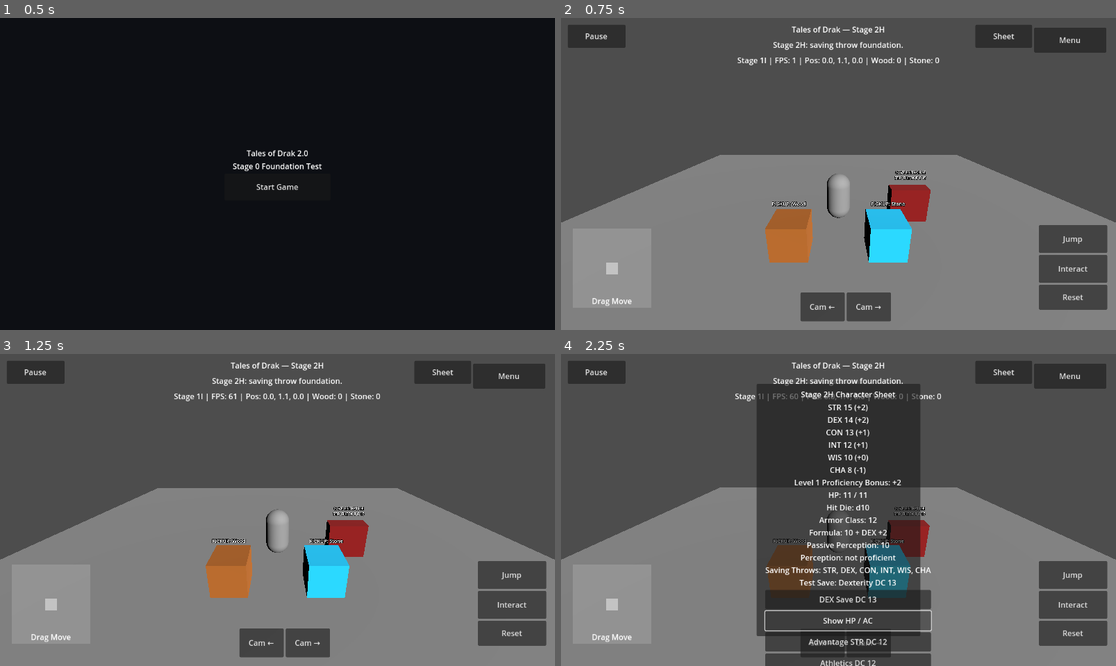
Above: before the commit, frames 1-4 (two rows, left to right).
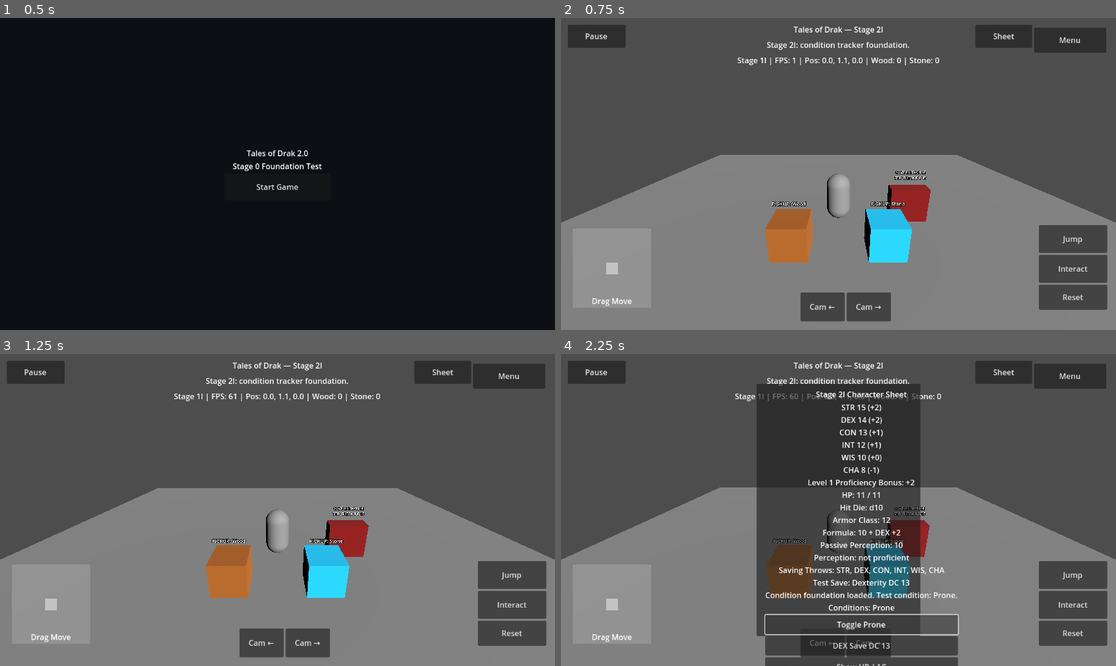
Above: after the commit, the same moments.

Repository: tristanvickery20/Tales-of-Drak-2.0
Game: Godot game, scene res://scenes/main_menu/main_menu.tscn
Two runs of this game, one before a commit and one after it. Both use one fixed random seed, a clock stepped at 60 frames per second and the inputs below.
Inputs (mouse positions are in pixels of both pictures, inside the frame that each line leads up to):
- Up to frame 1 (0.5 s): no input
- Up to frame 2 (0.75 s): click "Start Game" at 0.5 s
- Up to frame 3 (1.25 s): no input
- Up to frame 4 (2.25 s): click "Sheet" at 1.25 s; click (860, 625) at 2 s, where only the run after the commit has a clickable "Toggle Prone"

Frame 1 is identical in both runs. In frame 2, 0.5% of the frame differs, in the area x 37-63%, y 2-11%; in frame 3, 0.5%; in frame 4, 6.6%, in the area x 36-72%, y 2-100%.

Commit message:
Add Stage 2I prone condition sheet test

Diff:
--- a/drak/ui/drak_character_sheet_overlay.gd
+++ b/drak/ui/drak_character_sheet_overlay.gd
@@ -7,9 +7,10 @@
 const HIT_POINTS_SCRIPT := preload("res://drak/rules/drak_hit_points.gd")
 const ARMOR_CLASS_SCRIPT := preload("res://drak/rules/drak_armor_class.gd")
 const SAVING_THROWS_SCRIPT := preload("res://drak/rules/drak_saving_throws.gd")
-
-const CURRENT_STAGE_TITLE := "Tales of Drak — Stage 2H"
-const CURRENT_STAGE_STATUS := "Stage 2H: saving throw foundation."
+const CONDITION_TRACKER_SCRIPT := preload("res://drak/rules/drak_condition_tracker.gd")
+
+const CURRENT_STAGE_TITLE := "Tales of Drak — Stage 2I"
+const CURRENT_STAGE_STATUS := "Stage 2I: condition tracker foundation."
 
 var _ability_scores: DrakAbilityScores = ABILITY_SCORES_SCRIPT.new()
 var _dice_roller: DrakDiceRoller = DICE_ROLLER_SCRIPT.new()
@@ -18,6 +19,7 @@
 var _hit_points: DrakHitPoints = HIT_POINTS_SCRIPT.new()
 var _armor_class: DrakArmorClass = ARMOR_CLASS_SCRIPT.new()
 var _saving_throws: DrakSavingThrows = SAVING_THROWS_SCRIPT.new()
+var _condition_tracker: DrakConditionTracker = CONDITION_TRACKER_SCRIPT.new()
 var _root: Control
 var _sheet_button: Button
 var _sheet_panel: Panel
@@ -80,7 +82,7 @@
 
 	var title := Label.new()
 	title.name = "CharacterSheetTitle"
-	title.text = "Stage 2H Character Sheet"
+	title.text = "Stage 2I Character Sheet"
 	title.horizontal_alignment = HORIZONTAL_ALIGNMENT_CENTER
 	title.mouse_filter = Control.MOUSE_FILTER_IGNORE
 	box.add_child(title)
@@ -91,6 +93,14 @@
 	_sheet_text.horizontal_alignment = HORIZONTAL_ALIGNMENT_CENTER
 	_sheet_text.mouse_filter = Control.MOUSE_FILTER_IGNORE
 	box.add_child(_sheet_text)
+
+	var prone_button := Button.new()
+	prone_button.name = "ToggleProneButton"
+	prone_button.text = "Toggle Prone"
+	prone_button.custom_minimum_size = Vector2(270, 40)
+	prone_button.mouse_filter = Control.MOUSE_FILTER_STOP
+	prone_button.pressed.connect(_toggle_prone)
+	box.add_child(prone_button)
 
 	var save_button := Button.new()
 	save_button.name = "RollDexteritySaveButton"
@@ -108,14 +118,6 @@
 	hp_ac_button.pressed.connect(_show_hp_ac)
 	box.add_child(hp_ac_button)
 
-	var advantage_button := Button.new()
-	advantage_button.name = "RollAdvantageStrengthCheckButton"
-	advantage_button.text = "Advantage STR DC 12"
-	advantage_button.custom_minimum_size = Vector2(270, 40)
-	advantage_button.mouse_filter = Control.MOUSE_FILTER_STOP
-	advantage_button.pressed.connect(_roll_advantage_strength_check)
-	box.add_child(advantage_button)
-
 	var athletics_button := Button.new()
 	athletics_button.name = "RollAthleticsCheckButton"
 	athletics_button.text = "Athletics DC 12"
@@ -141,7 +143,7 @@
 
 	var note := Label.new()
 	note.name = "CharacterSheetNote"
-	note.text = "Stage 2H: saving throw display/test only. No damage/combat/classes/races yet."
+	note.text = "Stage 2I: Prone condition toggle only. No condition effects/combat yet."
 	note.autowrap_mode = TextServer.AUTOWRAP_WORD_SMART
 	note.horizontal_alignment = HORIZONTAL_ALIGNMENT_CENTER
 	note.mouse_filter = Control.MOUSE_FILTER_IGNORE
@@ -157,13 +159,15 @@
 
 func _get_sheet_text() -> String:
 	var proficiency_bonus := _dice_roller.get_proficiency_bonus(1)
-	return "%s\nLevel 1 Proficiency Bonus: +%d\n%s\n%s\n%s\n%s" % [
+	return "%s\nLevel 1 Proficiency Bonus: +%d\n%s\n%s\n%s\n%s\n%s\n%s" % [
 		_ability_scores.get_summary_text(),
 		proficiency_bonus,
 		_hit_points.get_summary_text(_ability_scores.get_constitution_modifier()),
 		_armor_class.get_summary_text(_ability_scores.get_dexterity_modifier()),
 		_passive_scores.get_summary_text(_ability_scores.get_wisdom_modifier(), proficiency_bonus, false),
 		_saving_throws.get_summary_text(),
+		_condition_tracker.get_registry_summary_text(),
+		_condition_tracker.get_summary_text(),
 	]
 
 func _toggle_sheet() -> void:
@@ -173,6 +177,12 @@
 
 func _hide_sheet() -> void:
 	_sheet_panel.visible = false
+
+func _toggle_prone() -> void:
+	var active := _condition_tracker.toggle_prone()
+	var state_text := "ON" if active else "OFF"
+	_sheet_text.text = _get_sheet_text()
+	_check_result_text.text = "Prone toggled " + state_text + "\n" + _condition_tracker.get_summary_text()
 
 func _roll_dexterity_save() -> void:
 	var save_name := _saving_throws.format_save_name("Dexterity")
@@ -184,10 +194,6 @@
 		_hit_points.get_summary_text(_ability_scores.get_constitution_modifier()),
 		_armor_class.get_summary_text(_ability_scores.get_dexterity_modifier()),
 	]
-
-func _roll_advantage_strength_check() -> void:
-	var result := _dice_roller.roll_ability_check("Strength", _ability_scores.get_strength_modifier(), 1, false, 12, DrakDiceRoller.ROLL_ADVANTAGE)
-	_check_result_text.text = _dice_roller.format_check_result(result)
 
 func _roll_athletics_check() -> void:
 	var skill_name := "Athletics"
@@ -231,6 +237,6 @@
 
 func _replace_stage_text(text: String) -> String:
 	var updated := text
-	for stage_name in ["Stage 1E", "Stage 1F", "Stage 1G", "Stage 1H", "Stage 1I", "Stage 2A", "Stage 2B", "Stage 2C", "Stage 2D", "Stage 2E", "Stage 2F", "Stage 2G"]:
-		updated = updated.replace(stage_name, "Stage 2H")
+	for stage_name in ["Stage 1E", "Stage 1F", "Stage 1G", "Stage 1H", "Stage 1I", "Stage 2A", "Stage 2B", "Stage 2C", "Stage 2D", "Stage 2E", "Stage 2F", "Stage 2G", "Stage 2H"]:
+		updated = updated.replace(stage_name, "Stage 2I")
 	return updated
